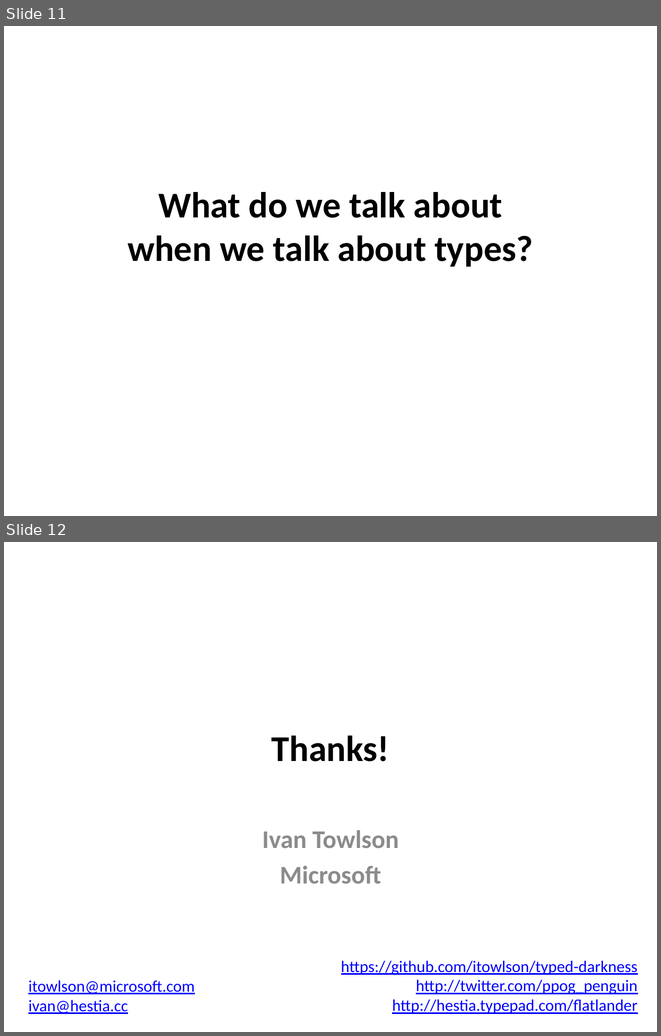
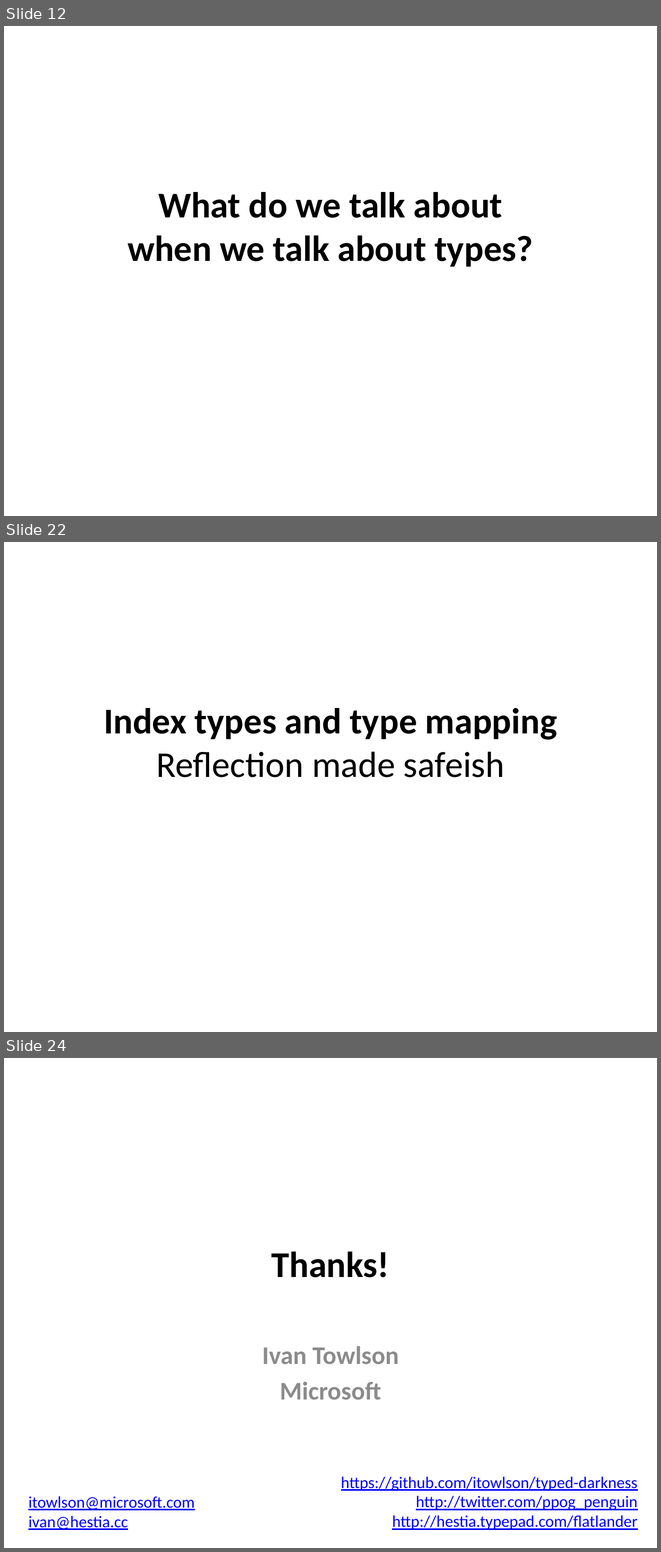
Before and after one commit to brunotag/typed-darkness, a slide deck: TypeScript type system.pptx. Shown one above the other, each under a label of ours: slides 11 and 12 before the commit, slides 12, 22 and 24 after it; the slides between them are not shown. The pictures are 661x1036 and 661x1552 pixels, drawn with LibreOffice and Linux fonts; fonts in the diff are those of the drawing. Boxes give left, top, right and bottom in pixels: in the first picture for what was removed or moved away, otherwise in the second. Text is boxed around its words. In the diff, an @@ line names an element or a change of style, - is before the commit and + after.

```diff
--- a/TypeScript type system.pptx
+++ b/TypeScript type system.pptx
@@ slide 22 added at [4, 542, 657, 1032], background #FFFFFF @@
@@ title added at [104, 708, 557, 777], 40 pt, text #000000, bold @@
+Index types and type mapping
+Reflection made safeish
@@ what was slide 11 is now slide 12 @@
@@ what was slide 12 is now slide 24 @@
```
Also in this commit, not shown: 11 other slides added.
